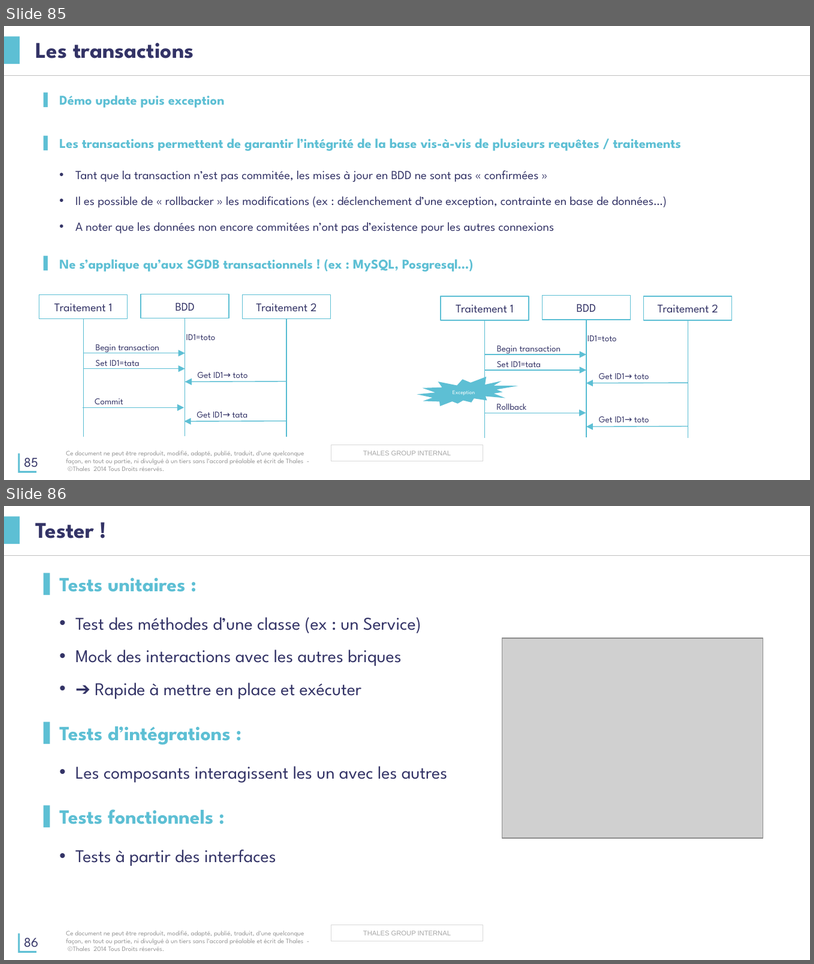
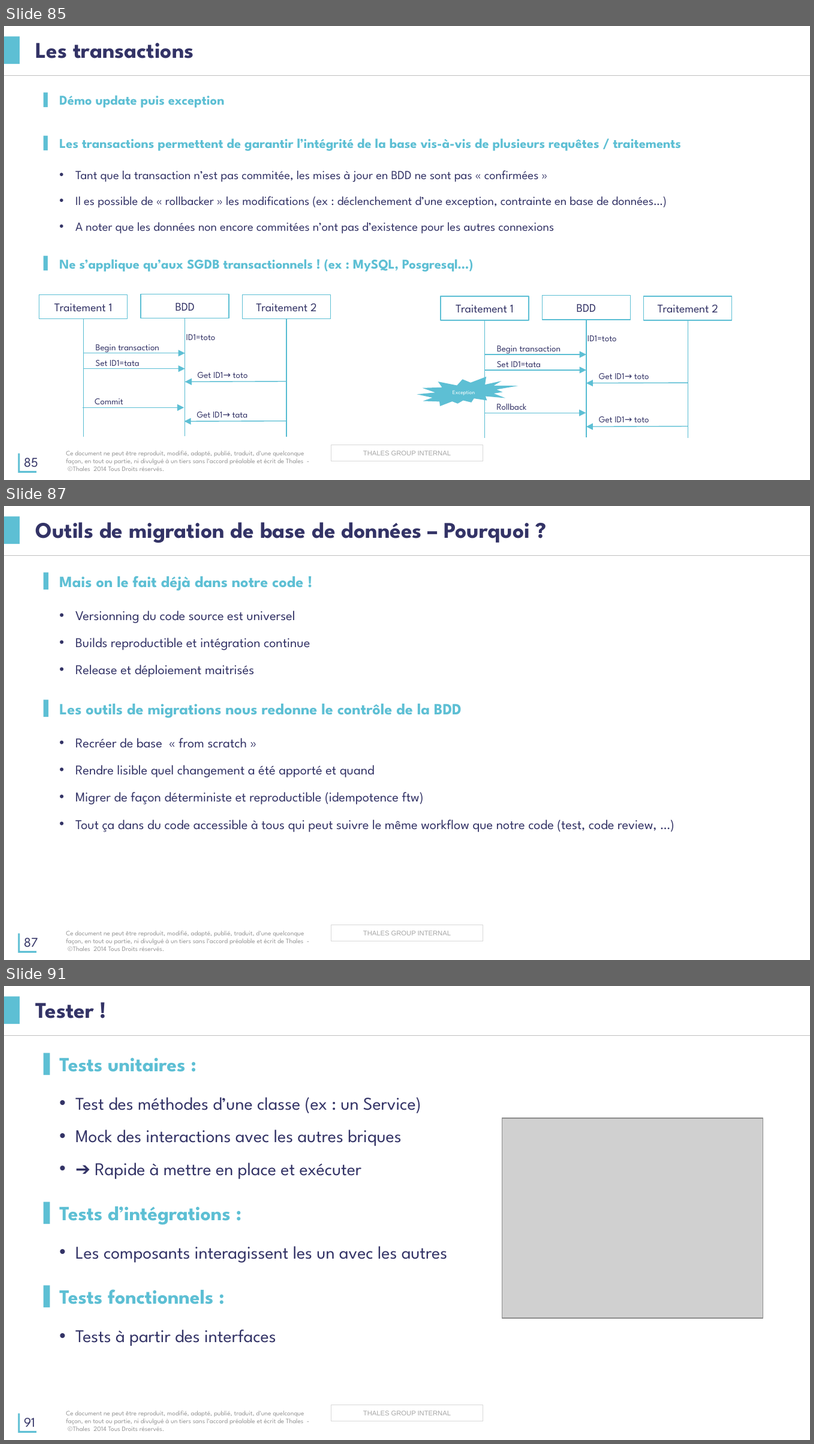
Before and after one commit to tsn-coding-dojo/java-spring-formation, a slide deck: présentation/Formation-Java.pptx. Shown one above the other, each under a label of ours: slides 85 and 86 before the commit, slides 85, 87 and 91 after it; the slides between them are not shown. The pictures are 814x964 and 814x1444 pixels, drawn with LibreOffice and Linux fonts; fonts in the diff are those of the drawing; grey boxes stand for pictures; background and template pictures are left out. Boxes give left, top, right and bottom in pixels: in the first picture for what was removed or moved away, otherwise in the second. Text is boxed around its words. In the diff, an @@ line names an element or a change of style, - is before the commit and + after.

Commit message:
doc: Add Slides for  Database migration tools

```diff
--- a/présentation/Formation-Java.pptx
+++ b/présentation/Formation-Java.pptx
@@ slide 87 added at (4, 506, 810, 960), background #FFFFFF; not listed: 6 template elements that a slide beside it also shows @@
@@ title added at (36, 522, 530, 543), 20 pt, text #333366, bold @@
+Outils de migration de base de données – Pourquoi ?
@@ text added at (59, 576, 657, 832), 12 pt, text #333366 @@
+▌ Mais on le fait déjà dans notre code !
+  • Versionning du code source est universel
+  • Builds reproductible et intégration continue
+  • Release et déploiement maitrisés
+▌ Les outils de migrations nous redonne le contrôle de la BDD
+  • Recréer de base « from scratch »
+  • Rendre lisible quel changement a été apporté et quand
+  • Migrer de façon déterministe et reproductible (idempotence ftw)
+  • Tout ça dans du code accessible à tous qui peut suivre le même workflow que notre code (test, code review, …)
@@ what was slide 86 is now slide 91 @@
@@ page number at (24, 1417, 35, 1426): text changed @@
-86
+91
```
Also in this commit, not shown: 4 other slides added.
